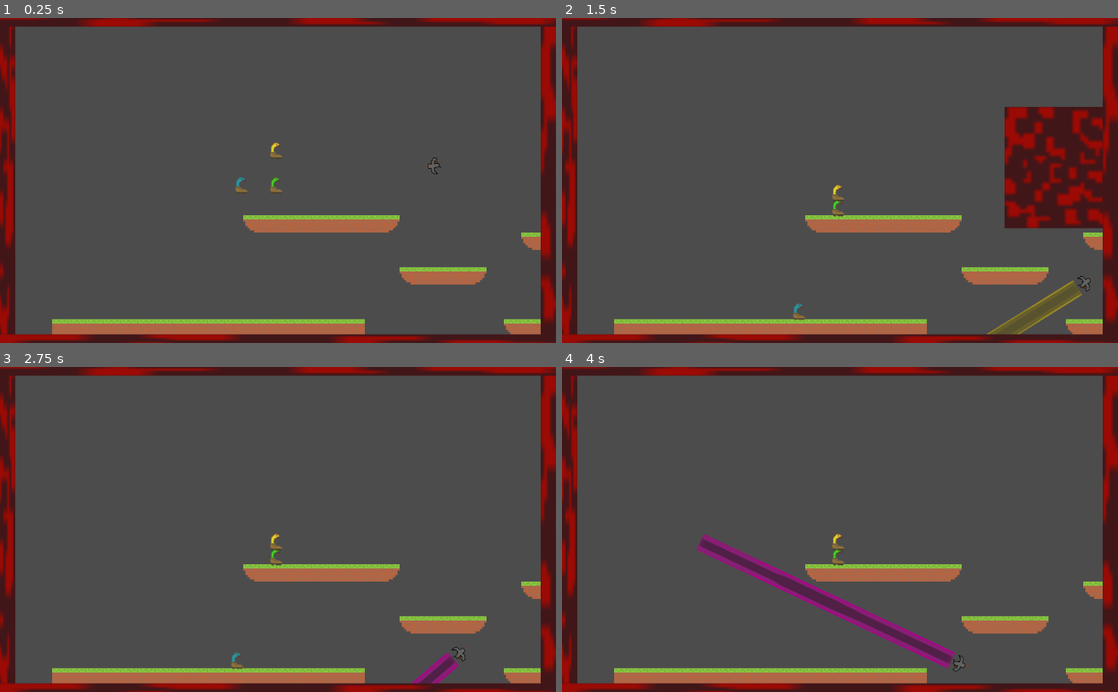
Above: before the commit, frames 1-4 (two rows, left to right).
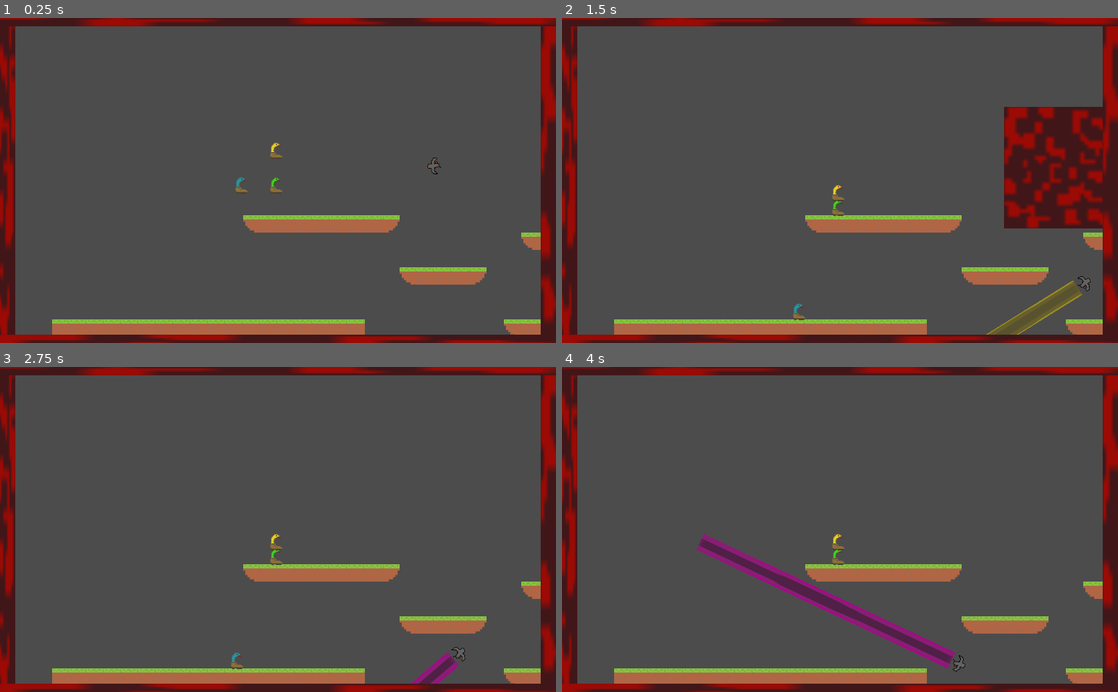
Above: after the commit, the same moments.

Repository: isaaclittler/Snake-In-Boot
Game: Godot game, scene res://Scenes/root.tscn
The game is run twice, just before and just after one commit, with the same random seed, the same clock (stepped at 60 frames per second) and the same inputs.
Inputs:
- Up to frame 1 (0.25 s): no input
- Up to frame 2 (1.5 s): hold Right (bird_move_right) from 0.53 s (still down); tap Up (bird_ability_1) at 0.6 s; tap W (ui_up) at 0.77 s; tap Down (bird_ability_2) at 1.35 s
- Up to frame 3 (2.75 s): tap W (ui_up) at 1.52 s; release Right (bird_move_right) at 2.03 s; hold Left (bird_move_left) from 2.03 s (still down); tap X (bird_ability_4) at 2.1 s
- Up to frame 4 (4 s): release Left (bird_move_left) at 2.78 s; hold Right (bird_move_right) from 2.78 s (still down); tap Up (bird_ability_1) at 2.85 s; tap W (ui_up) at 3.02, 3.77 s; tap Down (bird_ability_2) at 3.6 s

The runs differ from the first frame. In frame 1, 0.6% of the frame differs, in the area x 0-100%, y 2-98%; in frame 2, 0.6%; in frame 3, 0.6%; in frame 4, 0.6%.

Commit message:
updated collision layers

Diff:
--- a/Scenes/level1.tscn
+++ b/Scenes/level1.tscn
@@ -78,8 +78,11 @@
 gravity = 98.0
 linear_damp = 0.1
 angular_damp = 1.0
-audio_bus_override = false
-audio_bus_name = "Master"
+collision_layer = 16
+collision_mask = 0
+audio_bus_override = false
+audio_bus_name = "Master"
+_sections_unfolded = [ "Collision" ]
 
 [node name="CollisionPolygon2D2" type="CollisionPolygon2D" parent="cameraControl/Area2D" index="0"]
 
@@ -94,8 +97,10 @@
 gravity = 98.0
 linear_damp = 0.1
 angular_damp = 1.0
-audio_bus_override = false
-audio_bus_name = "Master"
+collision_mask = 8
+audio_bus_override = false
+audio_bus_name = "Master"
+_sections_unfolded = [ "Collision" ]
 
 [node name="CollisionPolygon2D" type="CollisionPolygon2D" parent="cameraControl/TopArea" index="0"]
 
@@ -110,8 +115,10 @@
 gravity = 98.0
 linear_damp = 0.1
 angular_damp = 1.0
-audio_bus_override = false
-audio_bus_name = "Master"
+collision_mask = 8
+audio_bus_override = false
+audio_bus_name = "Master"
+_sections_unfolded = [ "Collision" ]
 
 [node name="CollisionPolygon2D" type="CollisionPolygon2D" parent="cameraControl/BotArea" index="0"]
 
@@ -128,8 +135,10 @@
 gravity = 98.0
 linear_damp = 0.1
 angular_damp = 1.0
-audio_bus_override = false
-audio_bus_name = "Master"
+collision_mask = 8
+audio_bus_override = false
+audio_bus_name = "Master"
+_sections_unfolded = [ "Collision" ]
 
 [node name="CollisionPolygon2D" type="CollisionPolygon2D" parent="cameraControl/RightArea" index="0"]
 
@@ -144,8 +153,10 @@
 gravity = 98.0
 linear_damp = 0.1
 angular_damp = 1.0
-audio_bus_override = false
-audio_bus_name = "Master"
+collision_mask = 8
+audio_bus_override = false
+audio_bus_name = "Master"
+_sections_unfolded = [ "Collision" ]
 
 [node name="CollisionPolygon2D" type="CollisionPolygon2D" parent="cameraControl/LeftArea" index="0"]
 
@@ -216,7 +227,7 @@
 collision_mask = 0
 occluder_light_mask = 1
 format = 1
-tile_data = PoolIntArray( -786427, 5, 0, -786426, 5, 0, -786 …(846 unchanged characters)… , 0, -393169, 3, 0, -327657, 0, 0, -327633, 3, 0, -262128, 1, 0, -262127, 2, 0,  …(1189 unchanged characters)…
+tile_data = PoolIntArray( -786427, 5, 0, -786426, 5, 0, -786 …(846 unchanged characters)… , 0, -393169, 3, 0, -327657, 0, 0, -327640, 1, 0, -327639, 2, 0, -327633, 3, 0, -262128, 1, 0, -262127, 2, 0,  …(1189 unchanged characters)…
 _sections_unfolded = [ "Collision", "Transform" ]
 
 [node name="Snake1" type="KinematicBody2D" parent="." index="2" groups=[
@@ -391,7 +402,6 @@
 
 [node name="Bird1" type="KinematicBody2D" parent="." index="6"]
 
-editor/display_folded = true
 light_mask = 4
 position = Vector2( 199, -27 )
 input_pickable = false
--- a/project.godot
+++ b/project.godot
@@ -13,6 +13,12 @@
 config/name="SnakeInBoot"
 run/main_scene="res://Scenes/root.tscn"
 config/icon="res://icon.png"
+
+[display]
+
+window/size/fullscreen=true
+window/stretch/mode="2d"
+window/stretch/aspect="keep"
 
 [input]
 
@@ -77,9 +83,10 @@
 [layer_names]
 
 2d_render/layer_1="tileSet"
-2d_physics/layer_1="cameraWall"
+2d_physics/layer_1="teleportBounds"
 2d_render/layer_2="effects"
 2d_physics/layer_2="tileSet"
 2d_render/layer_3="players"
 2d_physics/layer_3="snakes"
 2d_physics/layer_4="bird"
+2d_physics/layer_5="snakeKillZone"
